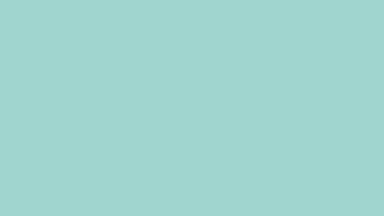
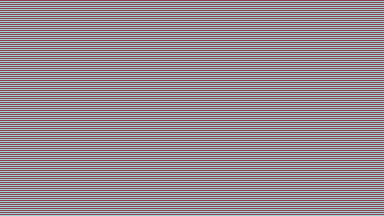
Two versions of the same layered image (w=384, h=216). Layer-by-layer changes:
added layer "Layer 2" above "Layer 1" over left=0, top=0, right=384, bottom=215
